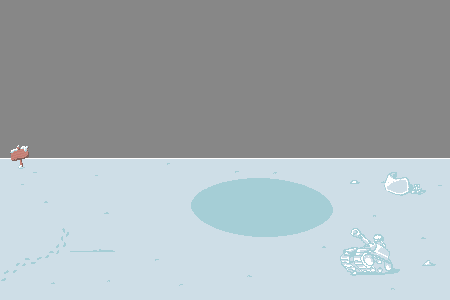
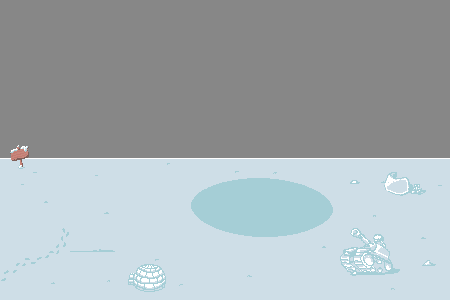
The second 450 × 300 image is a revision of the first. Changes to its layers:
added layer "igloo" above "igloo_inside" over (128, 264, 166, 292)
added layer "igloo_inside" above "snowFort" over (128, 264, 166, 292)
